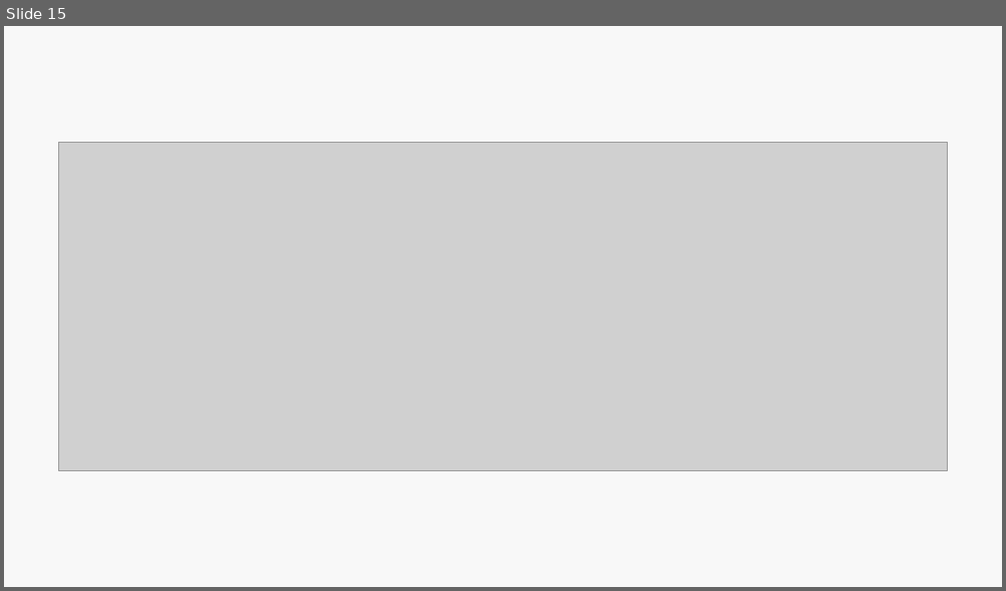
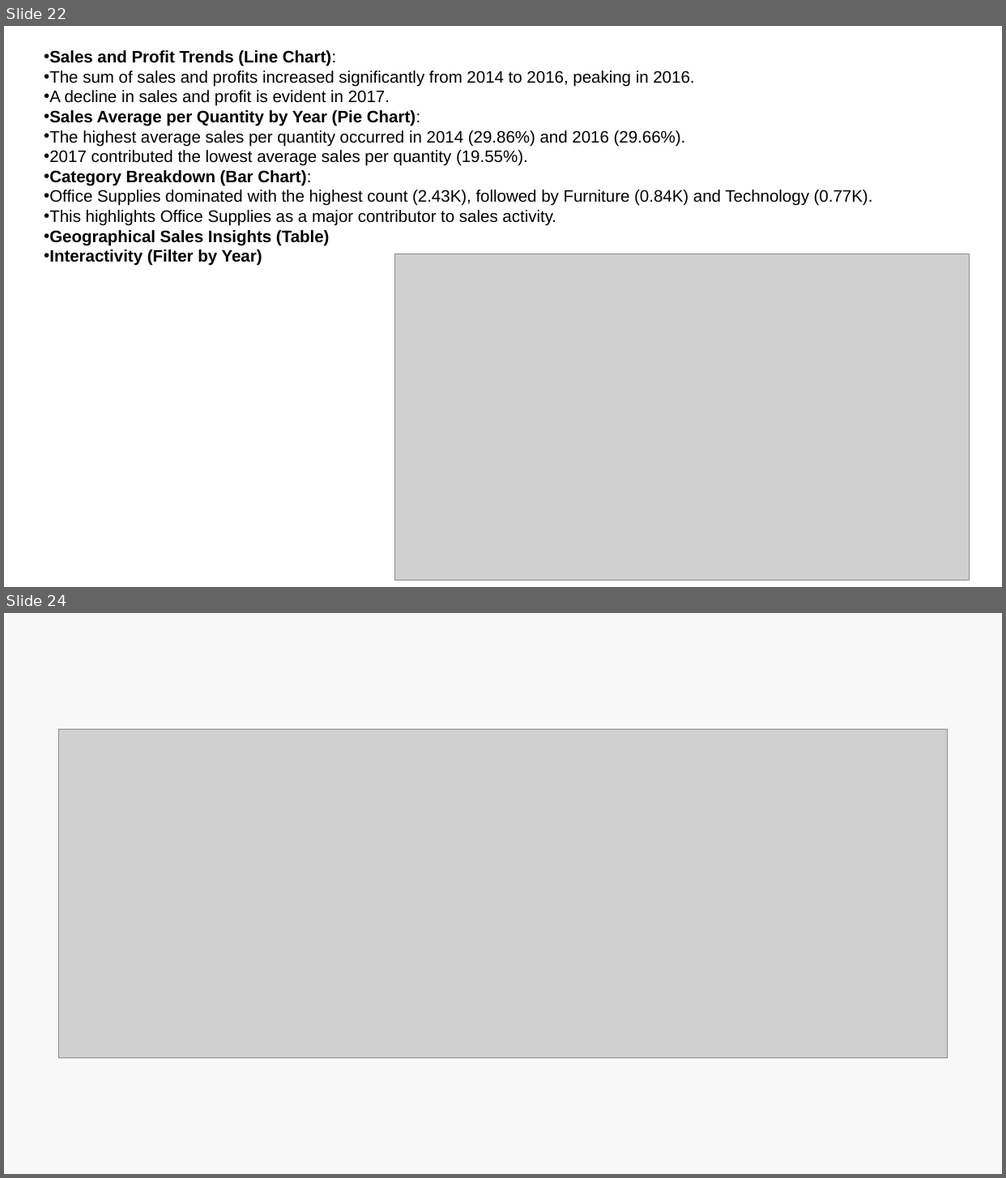
Before and after one commit to KeshavRuhela/infosysSpringboard5.0, a slide deck: ppt/project status 1.pptx. Shown one above the other, each under a label of ours: slide 15 before the commit, slides 22 and 24 after it; the slides between them are not shown. The pictures are 1006x591 and 1006x1178 pixels, drawn with LibreOffice and Linux fonts; fonts in the diff are those of the drawing; grey boxes stand for pictures. Boxes give left, top, right and bottom in pixels: in the first picture for what was removed or moved away, otherwise in the second. Text is boxed around its words. In the diff, an @@ line names an element or a change of style, - is before the commit and + after.

Commit message:
updated ppt

```diff
--- a/ppt/project status 1.pptx
+++ b/ppt/project status 1.pptx
@@ slide 22 added at bbox=[4, 26, 1002, 587], background #FFFFFF @@
@@ text added at bbox=[44, 50, 873, 266], 16 pt, text #000000 @@
+• Sales and Profit Trends (Line Chart):
+• The sum of sales and profits increased significantly from 2014 to 2016, peaking in 2016.
+• A decline in sales and profit is evident in 2017.
+• Sales Average per Quantity by Year (Pie Chart):
+• The highest average sales per quantity occurred in 2014 (29.86%) and 2016 (29.66%).
+• 2017 contributed the lowest average sales per quantity (19.55%).
+• Category Breakdown (Bar Chart):
+• Office Supplies dominated with the highest count (2.43K), followed by Furniture (0.84K) and Technology (0.77K).
+• This highlights Office Supplies as a major contributor to sales activity.
+• Geographical Sales Insights (Table)
+• Interactivity (Filter by Year)
@@ picture added at bbox=[394, 254, 970, 580] @@
@@ what was slide 15 is now slide 24 @@
```
Also in this commit, not shown: 12 other slides added, 5 slides removed.
